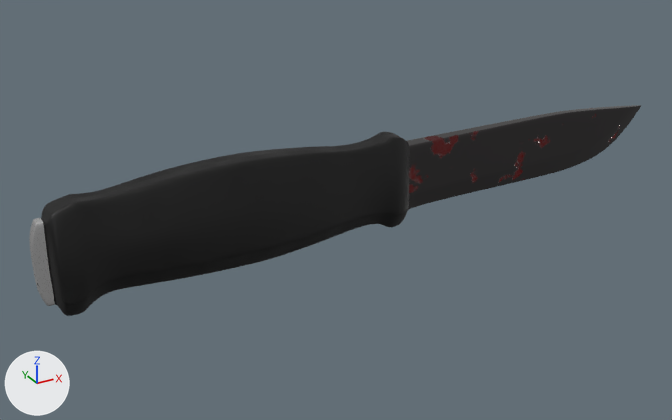
Before and after pictures for a commit that changed the Blender file knife/knife.blend.
Before and after are seen from a camera (50 mm lens) standing at (-0.0878, -0.1348, 0.0642) and looking at (-0.0122, 0.0026, -0.0046). The lights are fixed; the arrows at lower left show +X, +Y and +Z.

The first picture shows 'reference'.
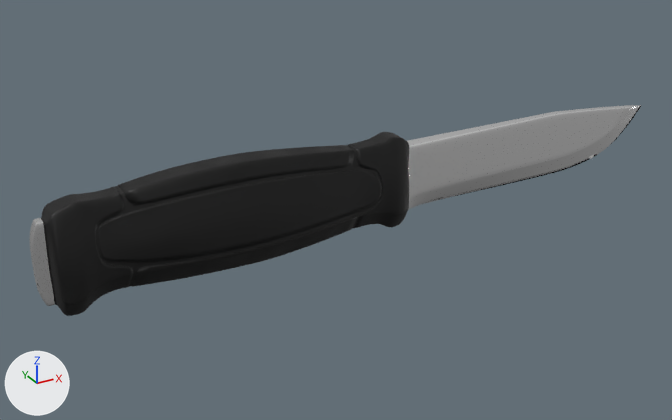
Boxes [x1, y1, x2, y2] around the edits, measured in the pictures (672 x 420 px; the box of a moved part takes in the faces that stretch with it):
```json
{"object": "reference", "change": "reshaped, modifiers changed", "before": [29, 105, 641, 316], "after": [29, 105, 641, 316]}
{"part": 1, "of": "me_cube", "change": "moved or reshaped", "before": [29, 105, 639, 292], "after": [86, 105, 641, 289]}
{"part": 2, "of": "me_cube", "change": "recoloured", "before": [408, 106, 641, 210], "after": [408, 106, 641, 210], "on screen": "black to grey"}
```

The change, as JSON lines over the scene's bpy script:
```json
{"op": "add", "block": "mat_blade_1", "code": ["mat_blade_1 = principled_material('Blade')", "mat_blade_1.base_color = (1.0, 1.0, 1.0)  # white #ffffff", "mat_blade_1.metallic = 1.0", "mat_blade_1.roughness = 0.1"]}
{"op": "add", "block": "mat_handle_smooth", "code": ["mat_handle_smooth = bpy.data.materials.new('Handle Smooth')", "# nodes: BsdfPrincipled, Bump, Mapping, OutputMaterial, TexCoord, TexNoise, ValToRGB", "# colours: black #000000, white #ffffff, grey #999999, white #e5e5e5"]}
{"op": "add", "block": "mat_handle_1", "code": ["mat_handle_1 = bpy.data.materials.new('Handle')", "# nodes: BsdfPrincipled, Bump, Mapping, OutputMaterial, TexCoord, TexNoise, ValToRGB", "# colours: black #000000, white #ffffff, grey #999999, white #e5e5e5"]}
{"block": "me_cube", "where": "# used by ob_reference; location = (-0.0021, 0.0, 0.0005)"}
{"op": "remove", "block": "me_cube", "code": "me_cube.from_pydata(...)  # 637 vertices, 635 faces; spans x -0.0647..0.0623, y -0.0051..0.0051, z -0.0112..0.0096"}
{"op": "remove", "block": "me_cube", "code": "me_cube.materials.append(mat_handle)"}
{"op": "add", "block": "me_cube", "code": "me_cube.from_pydata(...)  # 552 vertices, 506 faces; spans x -0.0647..0.0623, y -0.0051..0.0001, z -0.0112..0.0096"}
{"block": "me_cube", "change": "me_cube part 1: 3 vertices moved from x 0.0023..0.0027, y -0.0013..-0.0012, z -0.0075..-0.0065 to x 0.0026..0.003, y -0.0013..-0.0012, z -0.0075..-0.0065; 262 vertices removed from x -0.0647..0.0586, y -0.0036..0.0051, z -0.0112..0.0096; 177 vertices added at x -0.0557..0.0586, y -0.0051..0.0001, z -0.0085..0.0081"}
{"block": "me_cube", "change": "me_cube part 2: 98 faces spanning x 0.0025..0.0623, y -0.0016..0.0001, z -0.0065..0.0069 switch from mat_blade to mat_blade_1 (white #ffffff)"}
{"op": "add", "block": "me_cube", "code": "me_cube.materials.append(mat_handle_1)"}
{"op": "add", "block": "me_cube", "code": "me_cube.materials.append(mat_handle_smooth)"}
{"op": "add", "block": "ob_reference", "code": "_m = ob_reference.modifiers.new('Mirror', 'MIRROR')"}
{"op": "add", "block": "ob_reference", "code": "_m.use_axis = (False, True, False)"}
{"block": "ob_reference", "where": "_m = ob_reference.modifiers.new('Subdivision', 'SUBSURF')"}
{"op": "add", "block": "ob_reference", "code": "_m.levels = 3"}
```
